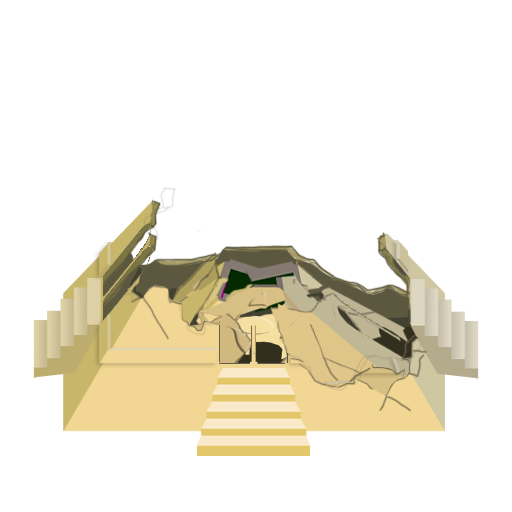
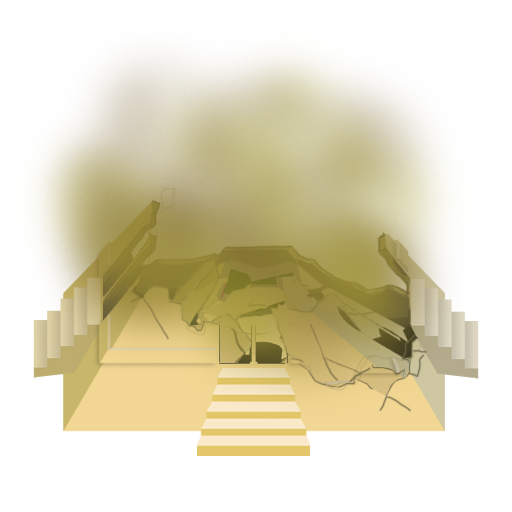
Layer changes from the first 512 × 512 image to the second:
added layer "fumers" above "RoturaEnd" over (x1=10, y1=30, x2=473, y2=411)
